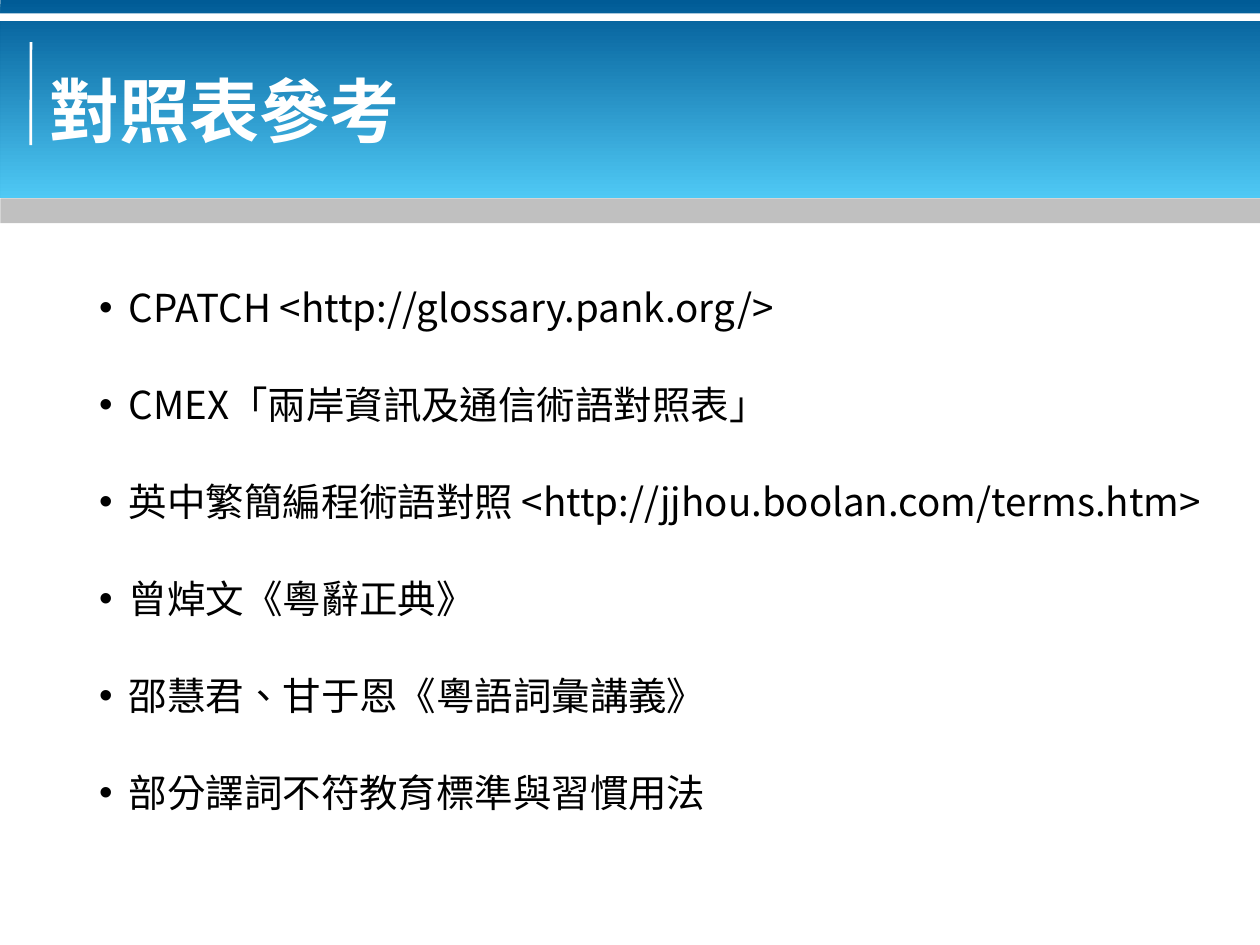
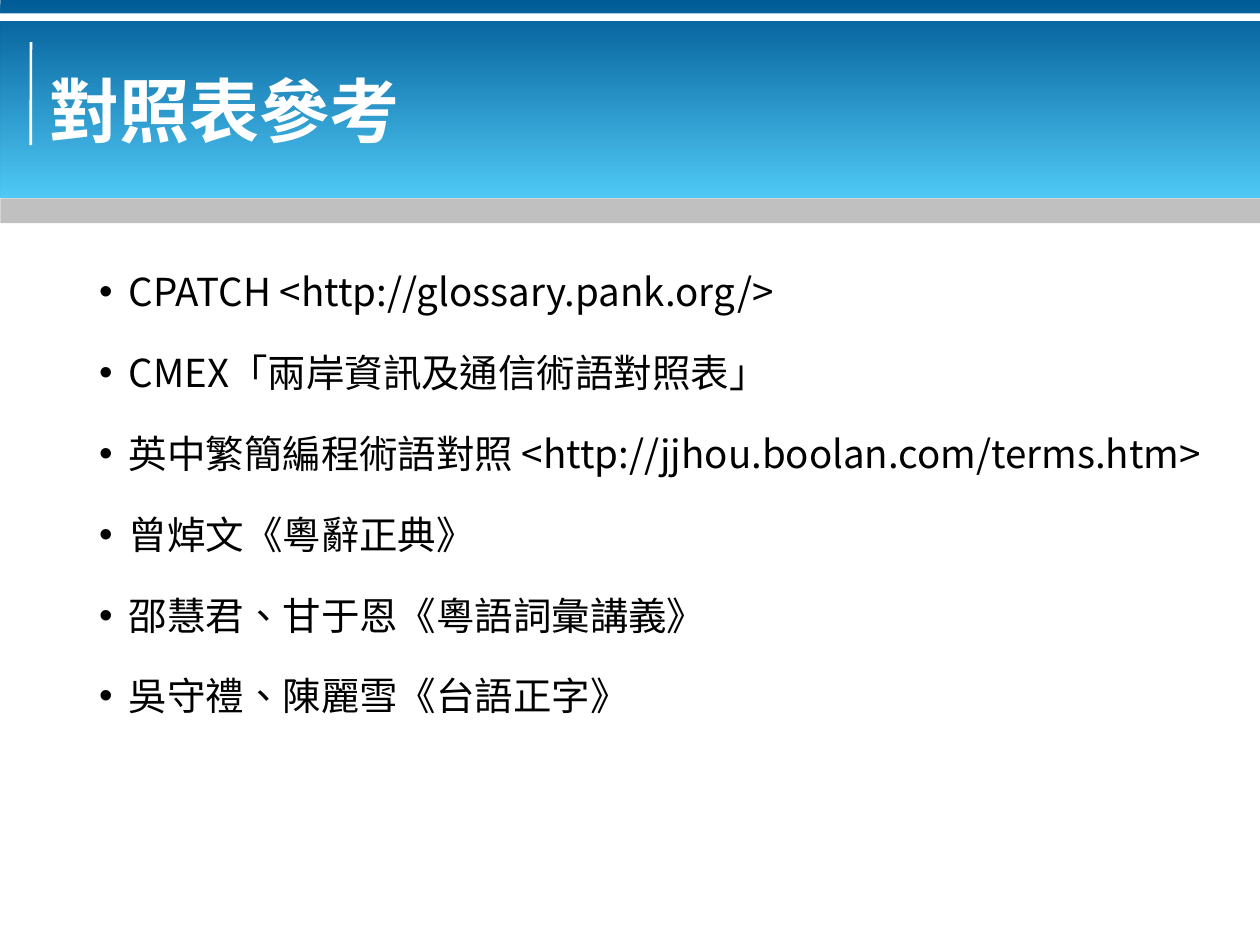
Before and after one commit to bluebat/.presentations, a slide deck: slide 6 of msgchi-l10n-tool.odp. Drawn at 1260x945 pixels with LibreOffice and Linux fonts; fonts in the diff are those of the drawing; background and template pictures are left out. Boxes give left, top, right and bottom in pixels: in the first picture for what was removed or moved away, otherwise in the second. Text is boxed around its words. In the diff, an @@ line names an element or a change of style, - is before the commit and + after.

```diff
--- a/msgchi-l10n-tool.odp
+++ b/msgchi-l10n-tool.odp
@@ text at [129,275,1201,633]: line spacing 1.5 to 1.15 @@
@@ text at [129,677,629,713]: text changed @@
-• 部分譯詞不符教育標準與習慣用法
+• 吳守禮、陳麗雪《台語正字》
```
Also in this commit, not shown: 2 other slides changed, 1 other file.
